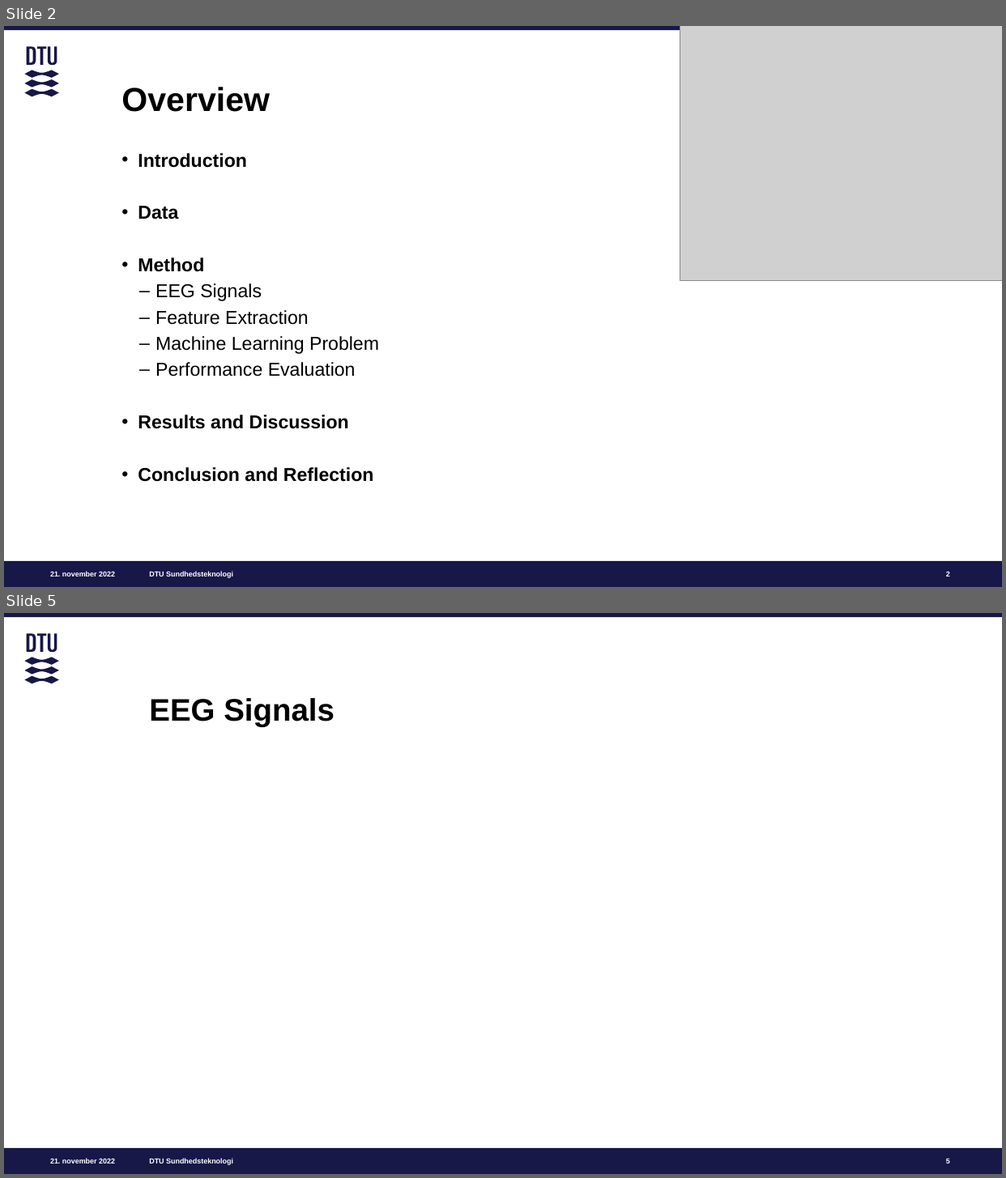
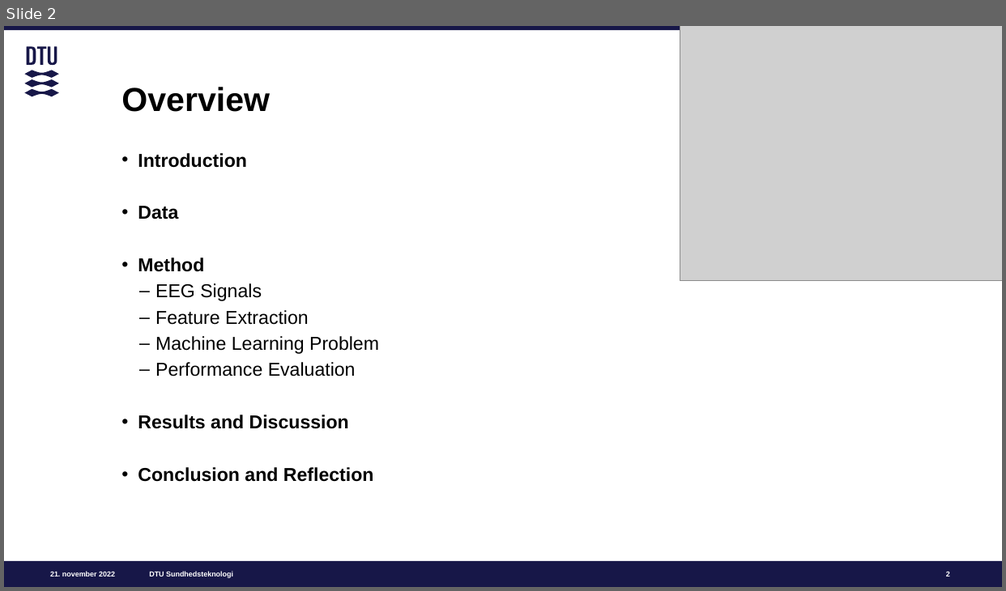
Before and after one commit to m-nguyen98/bsc_project, a slide deck: papers/BSc_Presentation.pptx. Shown one above the other, each under a label of ours: slides 2 and 5 before the commit, slide 2 after it; the slides between them are not shown. The pictures are 1006x1178 and 1006x591 pixels, drawn with LibreOffice and Linux fonts; fonts in the diff are those of the drawing; grey boxes stand for pictures. Boxes give left, top, right and bottom in pixels: in the first picture for what was removed or moved away, otherwise in the second. Text is boxed around its words. In the diff, an @@ line names an element or a change of style, - is before the commit and + after.

```diff
--- a/papers/BSc_Presentation.pptx
+++ b/papers/BSc_Presentation.pptx
@@ slide 5 removed at <box>4,613,1002,1174</box>, background #FFFFFF; not listed: 5 template elements that a slide beside it also shows @@
@@ title removed at <box>149,698,334,727</box> @@
-EEG Signals
@@ page number removed at <box>946,1159,950,1164</box> @@
-5
```
Also in this commit, not shown: 4 slides changed, 11 slides added, 3 other slides removed.
